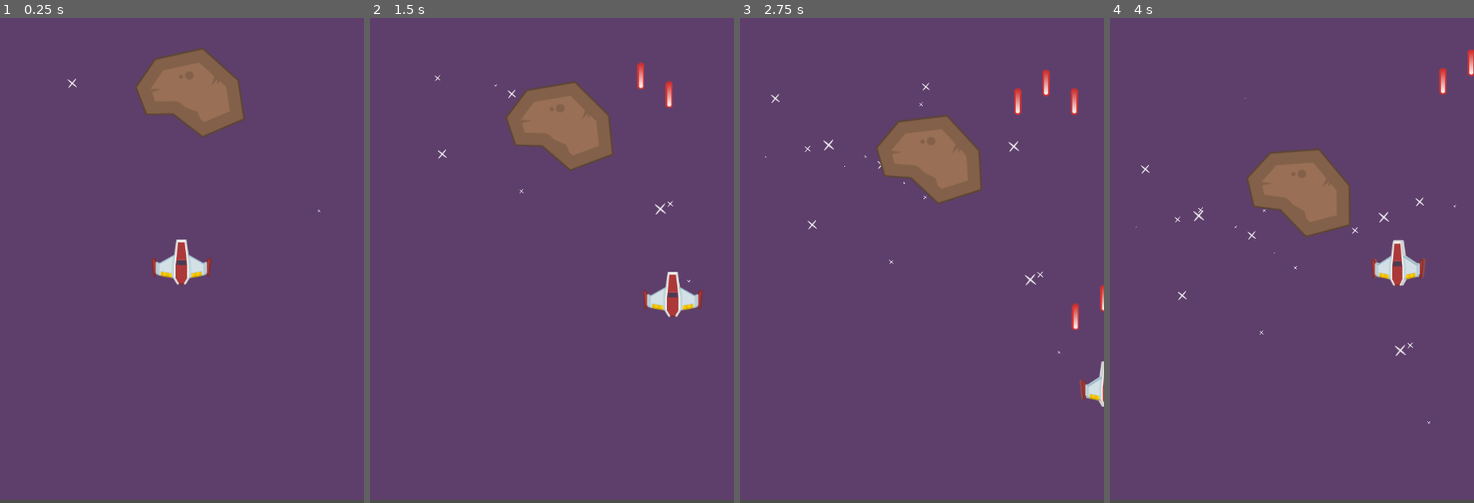
Above: before the commit, frames 1-4 (left to right).
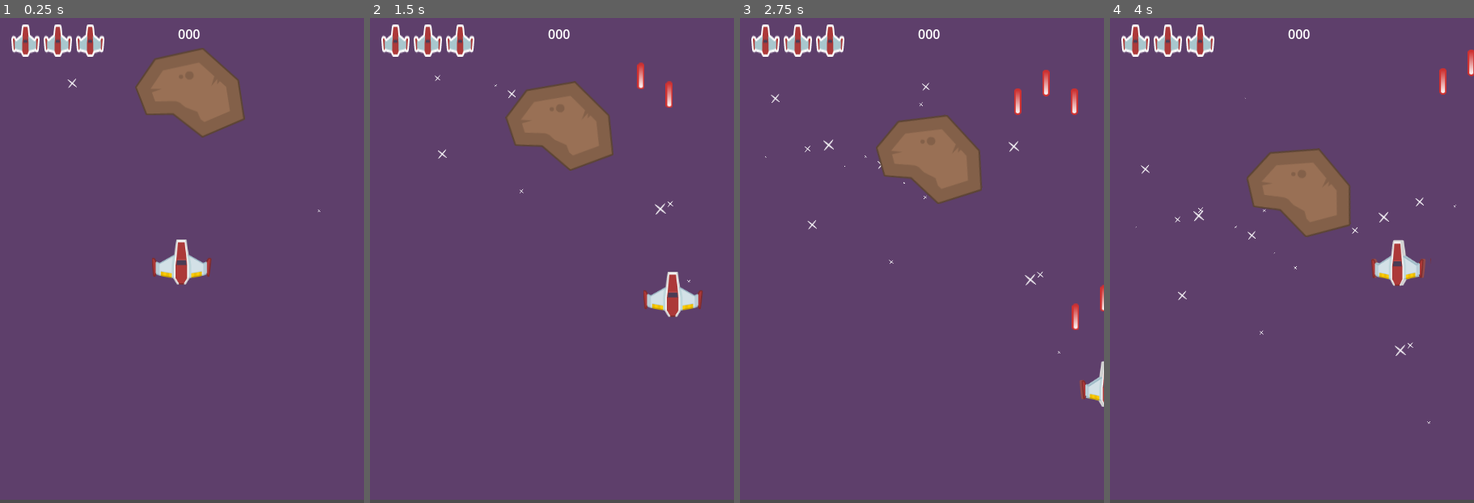
Above: after the commit, the same moments.

Repository: WeWeBunnyX/Space-Shooter-Game
Game: Godot game, scene res://MainScenes/game_play.tscn
Two runs of this game, one before a commit and one after it. Both use one fixed random seed, a clock stepped at 60 frames per second and the inputs below.
Inputs:
- Up to frame 1 (0.25 s): no input
- Up to frame 2 (1.5 s): hold D (move_right) 0.53-1.28 s; hold Space (shoot) 0.53-1.28 s; hold S (move_down) from 1.28 s (still down); tap Space (shoot) at 1.35 s
- Up to frame 3 (2.75 s): release S (move_down) at 2.03 s; hold D (move_right) from 2.03 s (still down); hold Space (shoot) from 2.03 s (still down)
- Up to frame 4 (4 s): release D (move_right) at 2.78 s; release Space (shoot) at 2.78 s; hold W (move_up) 2.78-3.53 s; tap Space (shoot) at 2.85 s; hold A (move_left) from 3.53 s (still down); hold Space (shoot) from 3.53 s (still down)

The runs differ from the first frame. In frame 1, 1.1% of the frame differs, in the area x 3-55%, y 1-8%; in frame 2, 1.1%; in frame 3, 1.1%; in frame 4, 1.1%.

Commit message:
Add files via upload

Diff:
--- /dev/null
+++ b/GoDo/Autoload/Signals.gd
@@ -0,0 +1,3 @@
+extends Node
+
+signal on_player_life_change(life)
--- a/GoDo/MainScenes/game_play.tscn
+++ b/GoDo/MainScenes/game_play.tscn
@@ -1,9 +1,10 @@
-[gd_scene load_steps=5 format=3 uid="uid://dk2nd52gl5f4x"]
+[gd_scene load_steps=6 format=3 uid="uid://dk2nd52gl5f4x"]
 
 [ext_resource type="PackedScene" uid="uid://6xabkku7re5v" path="res://Player/player.tscn" id="1_0yfpn"]
 [ext_resource type="Texture2D" uid="uid://dlg6i86spfgre" path="res://Textures/SpaceShooter_Assets/backgroundColor.png" id="1_07lpr"]
 [ext_resource type="Texture2D" uid="uid://dc05rkilpc2j7" path="res://Textures/SpaceShooter_Assets/starBig.png" id="3_kw8kq"]
 [ext_resource type="PackedScene" uid="uid://ns8j66bx6fed" path="res://MainScenes/meteor.tscn" id="4_l8i5i"]
+[ext_resource type="PackedScene" uid="uid://4ch2j12nowr2" path="res://MainScenes/hud.tscn" id="5_6imay"]
 
 [node name="GamePlay" type="Node2D"]
 
@@ -29,6 +30,14 @@
 angle_max = 50.0
 scale_amount_min = 0.1
 
+[node name="CanvasLayer" type="CanvasLayer" parent="."]
+
+[node name="HUD" parent="CanvasLayer" instance=ExtResource("5_6imay")]
+offset_left = 12.0
+offset_top = 5.0
+offset_right = 12.0
+offset_bottom = 5.0
+
 [node name="Player" parent="." instance=ExtResource("1_0yfpn")]
 position = Vector2(225, 303)
 
--- /dev/null
+++ b/GoDo/MainScenes/hud.gd
@@ -0,0 +1,22 @@
+extends Control
+var pLifeIcon:= preload("res://MainScenes/life_icon.tscn")
+
+@onready var lifeContainer:=$LifeContainer
+
+func _ready():
+	clearLives()
+
+	Signals.connect("on_player_life_change", _on_player_life_change)
+
+func clearLives():
+	for child in lifeContainer.get_children():
+		#lifeContainer.remove_child(child)
+		child.queue_free()
+
+func setLives(lives: int):
+	clearLives()
+	for i in range(lives):
+		lifeContainer.add_child(pLifeIcon.instantiate())
+
+func _on_player_life_change(life: int):
+	setLives(life)
--- /dev/null
+++ b/GoDo/MainScenes/hud.tscn
@@ -0,0 +1,42 @@
+[gd_scene load_steps=3 format=3 uid="uid://4ch2j12nowr2"]
+
+[ext_resource type="PackedScene" uid="uid://b8bda3rlnxclq" path="res://MainScenes/life_icon.tscn" id="1_i5wf5"]
+[ext_resource type="Script" path="res://MainScenes/hud.gd" id="1_mt3po"]
+
+[node name="HUD" type="Control"]
+layout_mode = 3
+anchors_preset = 15
+anchor_right = 1.0
+anchor_bottom = 1.0
+grow_horizontal = 2
+grow_vertical = 2
+script = ExtResource("1_mt3po")
+
+[node name="LifeContainer" type="HBoxContainer" parent="."]
+layout_mode = 0
+offset_left = 2.0
+offset_top = 3.0
+offset_right = 117.0
+offset_bottom = 43.0
+theme_override_constants/separation = 5
+
+[node name="Life Icon3" parent="LifeContainer" instance=ExtResource("1_i5wf5")]
+layout_mode = 2
+
+[node name="Life Icon" parent="LifeContainer" instance=ExtResource("1_i5wf5")]
+layout_mode = 2
+
+[node name="Life Icon2" parent="LifeContainer" instance=ExtResource("1_i5wf5")]
+layout_mode = 2
+
+[node name="Score" type="Label" parent="."]
+layout_mode = 1
+anchors_preset = 10
+anchor_right = 1.0
+offset_left = -3.0
+offset_top = 3.0
+offset_right = -3.0
+offset_bottom = 26.0
+grow_horizontal = 2
+text = "000"
+horizontal_alignment = 1
--- /dev/null
+++ b/GoDo/MainScenes/life_icon.tscn
@@ -0,0 +1,10 @@
+[gd_scene load_steps=2 format=3 uid="uid://b8bda3rlnxclq"]
+
+[ext_resource type="Texture2D" uid="uid://dwr6u4dprog6y" path="res://Textures/SpaceShooter_Assets/life.png" id="1_47kjs"]
+
+[node name="Life Icon" type="TextureRect"]
+offset_left = 2.0
+offset_top = 4.0
+offset_right = 42.0
+offset_bottom = 44.0
+texture = ExtResource("1_47kjs")
--- a/GoDo/Player/player.gd
+++ b/GoDo/Player/player.gd
@@ -19,6 +19,7 @@
 
 func _ready(): #Shield function
 	shieldSprite.visible=false
+	Signals.emit_signal("on_player_life_change", life)
 
 @warning_ignore("unused_parameter")
 func _process(delta):
@@ -65,10 +66,9 @@
 	shieldSprite.visible=true
 
 	life-=amount
-	print("Player Life=%s" % life)
+	Signals.emit_signal("on_player_life_change", life)
 
 	if life<=0:
-		print("Player Died!")
 		queue_free()
 
 
--- a/GoDo/project.godot
+++ b/GoDo/project.godot
@@ -14,6 +14,10 @@
 run/main_scene="res://MainScenes/game_play.tscn"
 config/features=PackedStringArray("4.2", "GL Compatibility")
 config/icon="res://icon.svg"
+
+[autoload]
+
+Signals="*res://Autoload/Signals.gd"
 
 [display]
 
